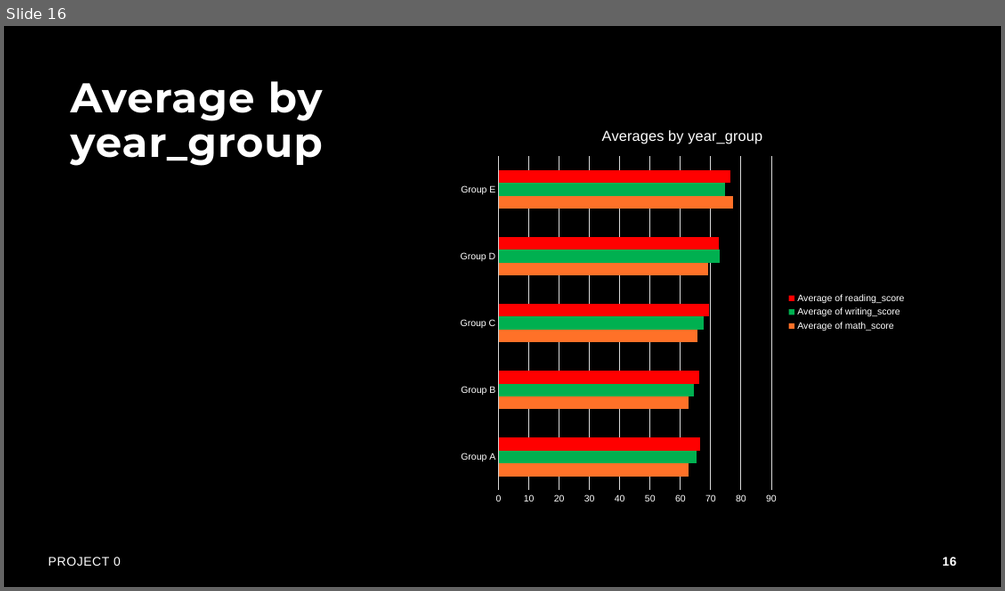
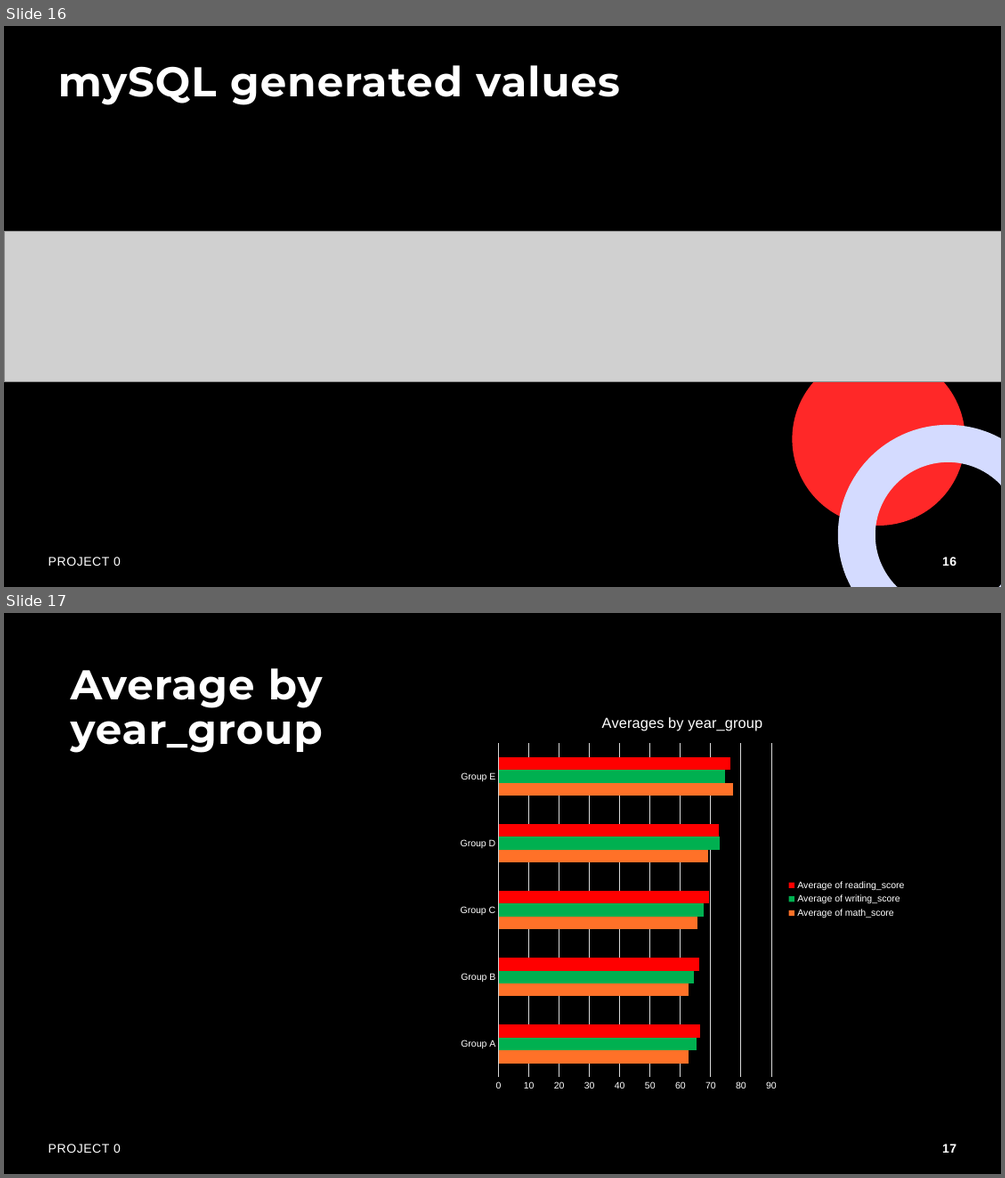
Before and after one commit to realaaron/DataAnalysisTraining, a slide deck: Project/Project0.pptx. Shown one above the other, each under a label of ours: slide 16 before the commit, slides 16 and 17 after it. The pictures are 1005x591 and 1005x1178 pixels, drawn with LibreOffice and Linux fonts; fonts in the diff are those of the drawing; grey boxes stand for pictures; background and template pictures are left out. Boxes give left, top, right and bottom in pixels: in the first picture for what was removed or moved away, otherwise in the second. Text is boxed around its words. In the diff, an @@ line names an element or a change of style, - is before the commit and + after.

Commit message:
Updated mySQL Values slide

```diff
--- a/Project/Project0.pptx
+++ b/Project/Project0.pptx
@@ slide 16 added at <box>4,26,1001,587</box>, background #000000 @@
@@ title added at <box>58,65,620,105</box>, 40 pt, text #FFFFFF, bold @@
+mySQL generated values
@@ picture added at <box>4,231,1001,382</box> @@
@@ ellipse added at <box>793,353,965,525</box>, fill #FF2828 @@
@@ freeform shape added at <box>838,425,1001,587</box>, fill #D4DBFF @@
@@ text added at <box>48,556,121,565</box>, 12 pt, text #FFFFFF @@
+PROJECT 0
@@ page number added at <box>942,556,956,565</box>, 12 pt, text #FFFFFF, bold @@
+16
@@ what was slide 16 is now slide 17 @@
@@ page number at <box>942,1143,956,1152</box>: text changed @@
-16
+17
```
Also in this commit, not shown: 5 slides changed.
